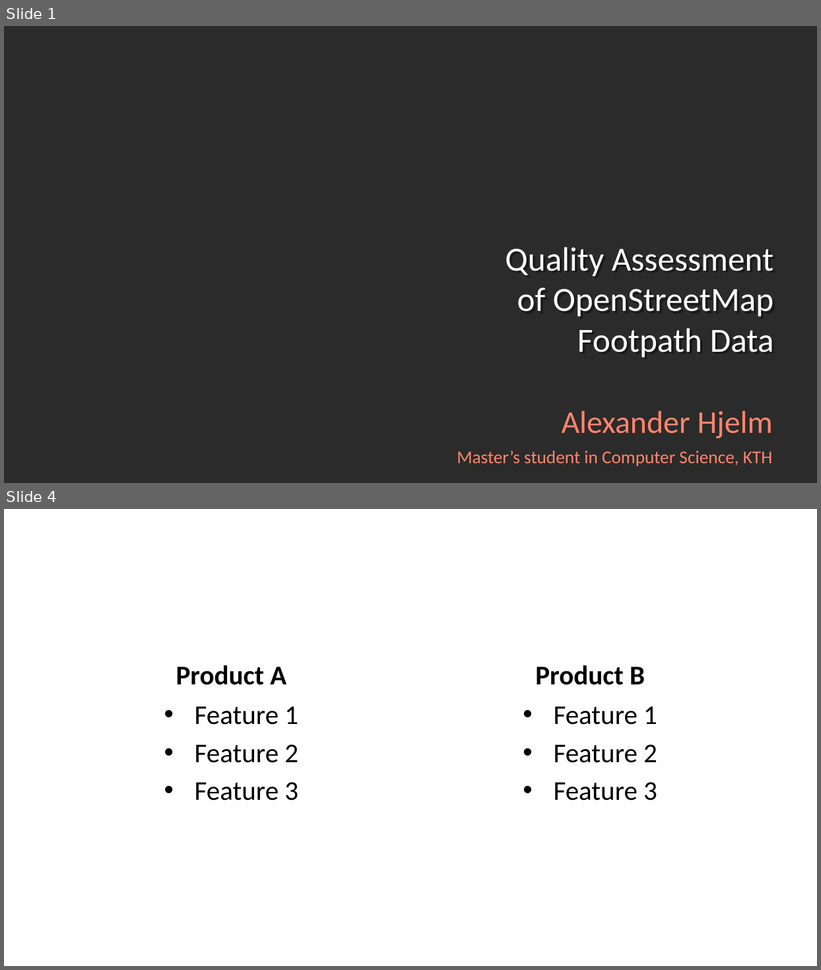
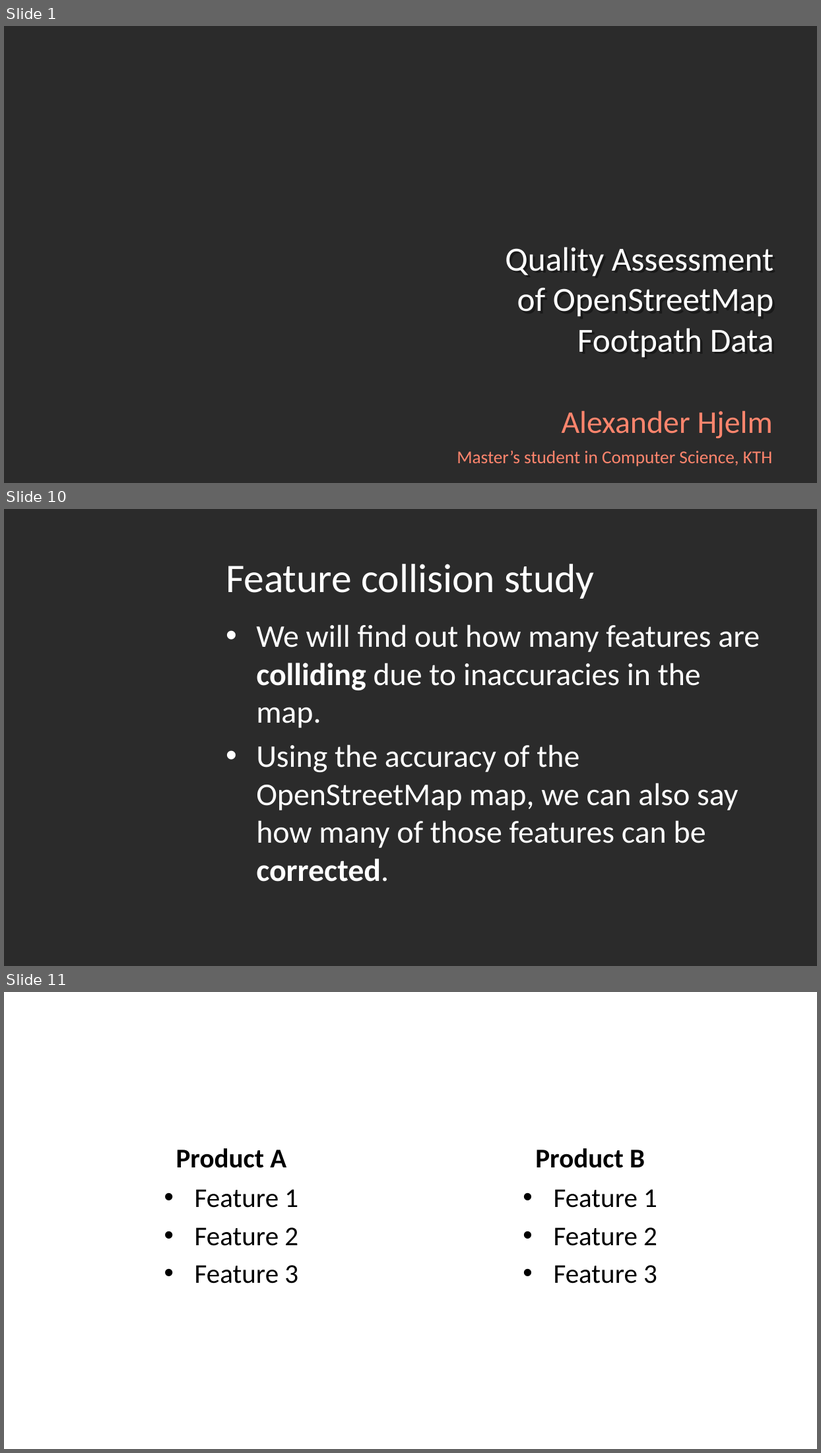
Before and after one commit to Alexander-Hjelm/footpath-planning, a slide deck: presentation/presentation.odp. Shown one above the other, each under a label of ours: slides 1 and 4 before the commit, slides 1, 10 and 11 after it; the slides between them are not shown. The pictures are 821x970 and 821x1453 pixels, drawn with LibreOffice and Linux fonts; fonts in the diff are those of the drawing; background and template pictures are left out; a plain dark background stands for a picture behind light text. Boxes give left, top, right and bottom in pixels: in the first picture for what was removed or moved away, otherwise in the second. Text is boxed around its words. In the diff, an @@ line names an element or a change of style, - is before the commit and + after.

Commit message:
Presentation, make introduction and accuracy study slides

```diff
--- a/presentation/presentation.odp
+++ b/presentation/presentation.odp
@@ slide 10 added at bbox=[4, 509, 817, 966], background picture (left out) @@
@@ title added at bbox=[226, 564, 595, 599], 36 pt, text #FFFFFF @@
+Feature collision study
@@ text added at bbox=[256, 625, 760, 882], 28 pt, text #FFFFFF @@
+• We will find out how many features are colliding due to inaccuracies in the map.
+• Using the accuracy of the OpenStreetMap map, we can also say how many of those features can be corrected.
@@ what was slide 4 is now slide 11 @@
```
Also in this commit, not shown: 8 other slides added, 2 slides removed, 2 other files.
